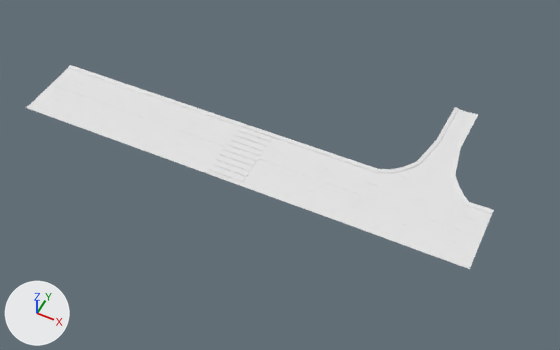
The FBX model Overcleaned/Assets/Art Assets/Models/Outside/Road/Main Road/Road.fbx as it was, and as the next commit left it.
Both versions are drawn from a camera (50 mm lens) standing at (29.1, -46.6, 58.4) and looking at (4.6, 2.5, -3.0). The axes (+X, +Y, +Z) are drawn at lower left. The lights are the same throughout. Where no turn or scale is listed for an object, it has been applied to the vertices.
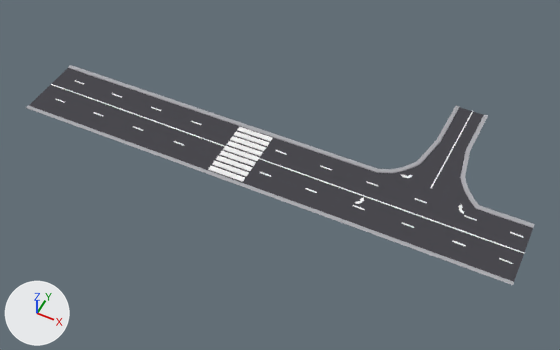
Commit message: road stuff

Location of each change, [x1, y1, x2, y2] in pixels of the pictures (560 x 350 px; the box of a moved part takes in the faces that stretch with it):
'Cube', surface changed, reshaped (white to grey, 9% wider, 8% taller)
    before: [26, 65, 494, 269]
    after: [26, 65, 535, 285]
part 1 of me_cube, moved or reshaped
    before: [425, 111, 467, 186]
    after: [431, 111, 473, 188]
part 2 of me_cube, built on
    before: [51, 84, 494, 269]
    after: [51, 84, 535, 285]

What changed in the scene script:
```text
Add img_road_road_normal_png:
    img_road_road_normal_png = load_image('Road_Road_Normal.png', '../../../Road/Main Road/Road_Road_Normal.png', 1024, 1024, 'Non-Color')
Add img_road_road_albedotransparency_png:
    img_road_road_albedotransparency_png = load_image('Road_Road_AlbedoTransparency.png', '../../../Road/Main Road/Road_Road_AlbedoTransparency.png', 1024, 1024, 'sRGB')
Change mat_road:
    where n0 = _N.new('ShaderNodeBsdfPrincipled'); n0.name = 'Principled BSDF'
    n0.inputs[2].default_value: 0.4 -> 1.0  # 'Roughness'
    add n2 = _N.new('ShaderNodeTexImage'); n2.name = 'Image Texture'
    add n2.image = img_road_road_albedotransparency_png
    add n3 = _N.new('ShaderNodeTexImage'); n3.name = 'Image Texture.001'
    add n3.image = img_road_road_normal_png
    add n4 = _N.new('ShaderNodeNormalMap'); n4.name = 'Normal Map'
    add _L.new(n2.outputs[0], n0.inputs[0])  # 'Color' to 'Base Color'
    add _L.new(n3.outputs[0], n4.inputs[1])  # 'Color' to 'Color'
    add _L.new(n4.outputs[0], n0.inputs[5])  # 'Normal' to 'Normal'
Change me_cube:
    used by ob_cube; location = (0.0, 0.0, 0.0)
    remove me_cube.from_pydata(...)  # 430 vertices, 301 faces; spans x -22.9..26.3, y -4.0..16.8, z 0.6..0.7
    add me_cube.from_pydata(...)  # 450 vertices, 315 faces; spans x -22.9..30.3, y -4.0..17.2, z 0.6..0.7
    me_cube part 1: the loose piece of 8 vertices spanning x 19.4..19.9, y 4.7..16.8, z 0.6 is scaled about its middle by (1, 1.03, 1), then moved by (0.5, 0.2, 0.0)
    me_cube part 2
    4 vertices are removed from x 26.3, y 1.0..1.1, z 0.6
    4 faces are deleted
    44 vertices in x 20.5..23.9, y -3.0..11.3, z 0.6..0.7 move by (1.0, 0.0, 0.0)
    7 vertices in x 26.3, y -3.0..4.7, z 0.6..0.7 move by (4.0, 0.1, 0.0)
    6 vertices in x 18.5..19.0, y 16.8, z 0.6..0.7 move by (0.0, 0.3, 0.0)
    5 vertices in x 20.7..21.1, y 16.8, z 0.6..0.7 move by (1.0, 0.4, 0.0)
    5 vertices in x 26.3, y -2.5..4.3, z 0.6..0.7 move by (4.0, 0.0, 0.0)
    4 vertices in x 21.2..23.8, y 4.2..8.0, z 0.6..0.7 move by (0.9, 0.0, 0.0)
    1 vertex moves from x 20.8, y 16.8, z 0.7 to x 21.7, y 17.2, z 0.7
    8 vertices are added at x 27.3..30.3, y 1.0..1.1, z 0.6
    8 new faces join them
```
